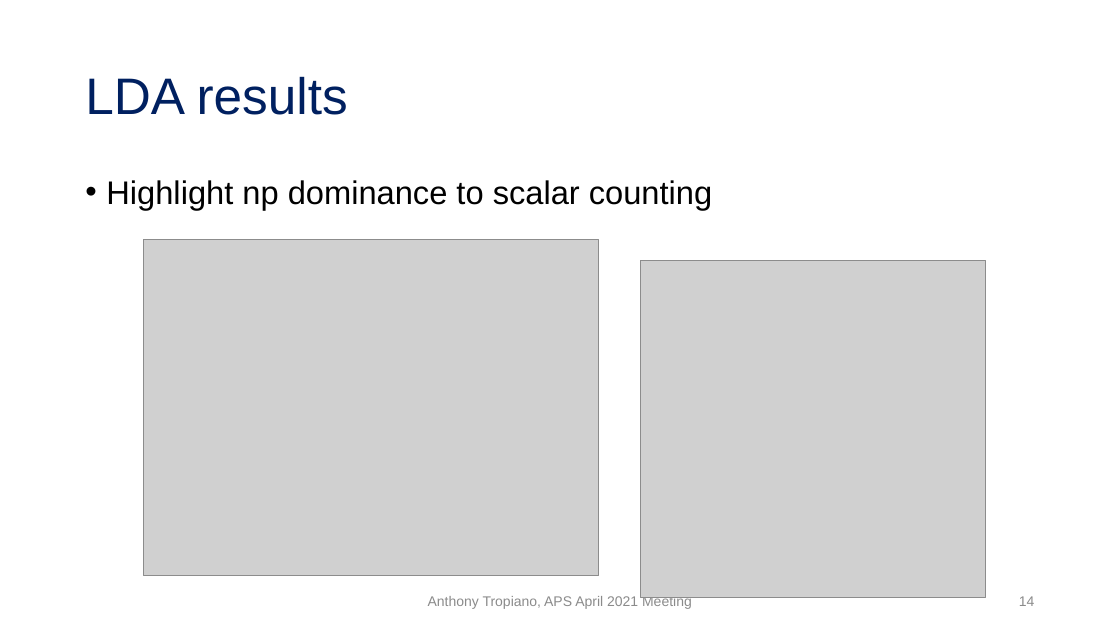
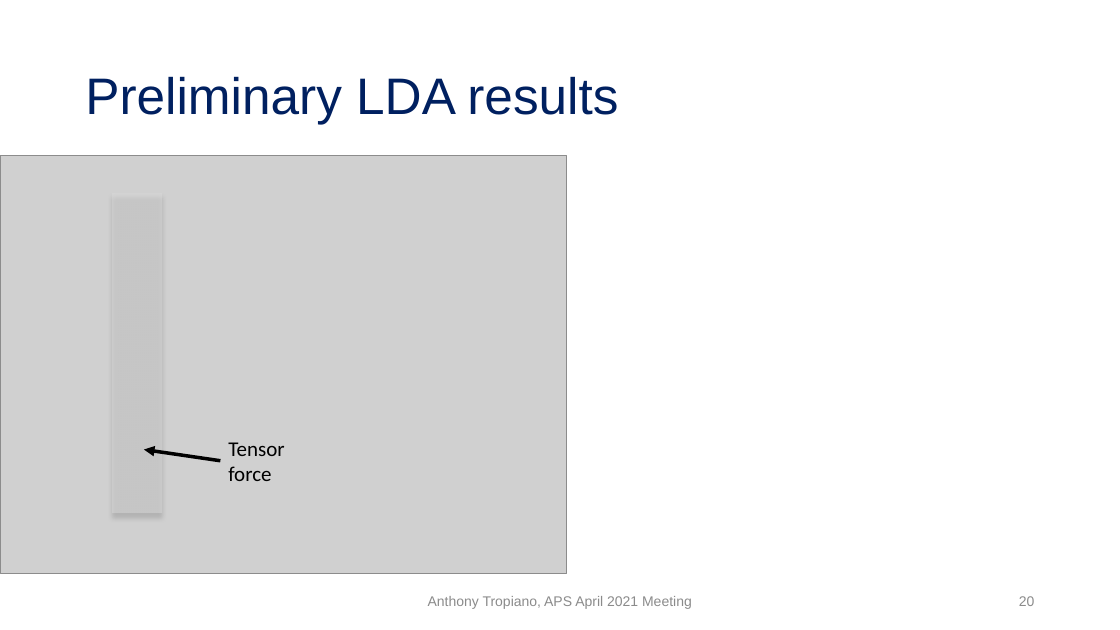
Before and after one commit to tropiano4/tropiano-srg, a slide deck: slide 20 of Presentations/APS_April2021/tropiano_aps_april2021.pptx (slide 14 before the commit). Drawn at 1120x630 pixels with LibreOffice and Linux fonts; fonts in the diff are those of the drawing; grey boxes stand for pictures. Boxes give left, top, right and bottom in pixels: in the first picture for what was removed or moved away, otherwise in the second. Text is boxed around its words. In the diff, an @@ line names an element or a change of style, - is before the commit and + after.

```diff
--- a/Presentations/APS_April2021/tropiano_aps_april2021.pptx
+++ b/Presentations/APS_April2021/tropiano_aps_april2021.pptx
@@ title at (85,76,618,125): text changed @@
-LDA results
+Preliminary LDA results
@@ picture: place and size @@
-picture at (143,239,599,576)
+picture at (0,155,567,574)
@@ text removed at (106,180,712,210) @@
-• Highlight np dominance to scalar counting
@@ rectangle added at (112,193,162,513), fill #D9D9D9 at 50% opacity @@
@@ picture removed at (641,260,986,598) @@
@@ text added at (228,442,284,481), 18 pt, text #000000 @@
+Tensor force
@@ arrow added from (220, 461) to (144, 450), #000000 3 pt @@
@@ page number at (1019,596,1035,606): text changed @@
-14
+20
```
Also in this commit, not shown: 12 other slides changed, 10 slides added, 3 slides removed, 2 other files.
